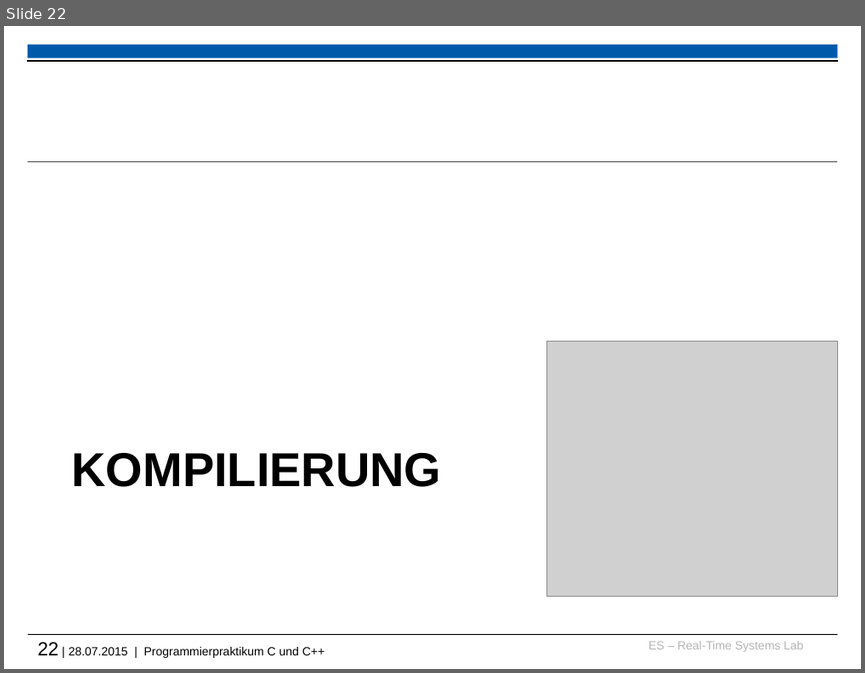
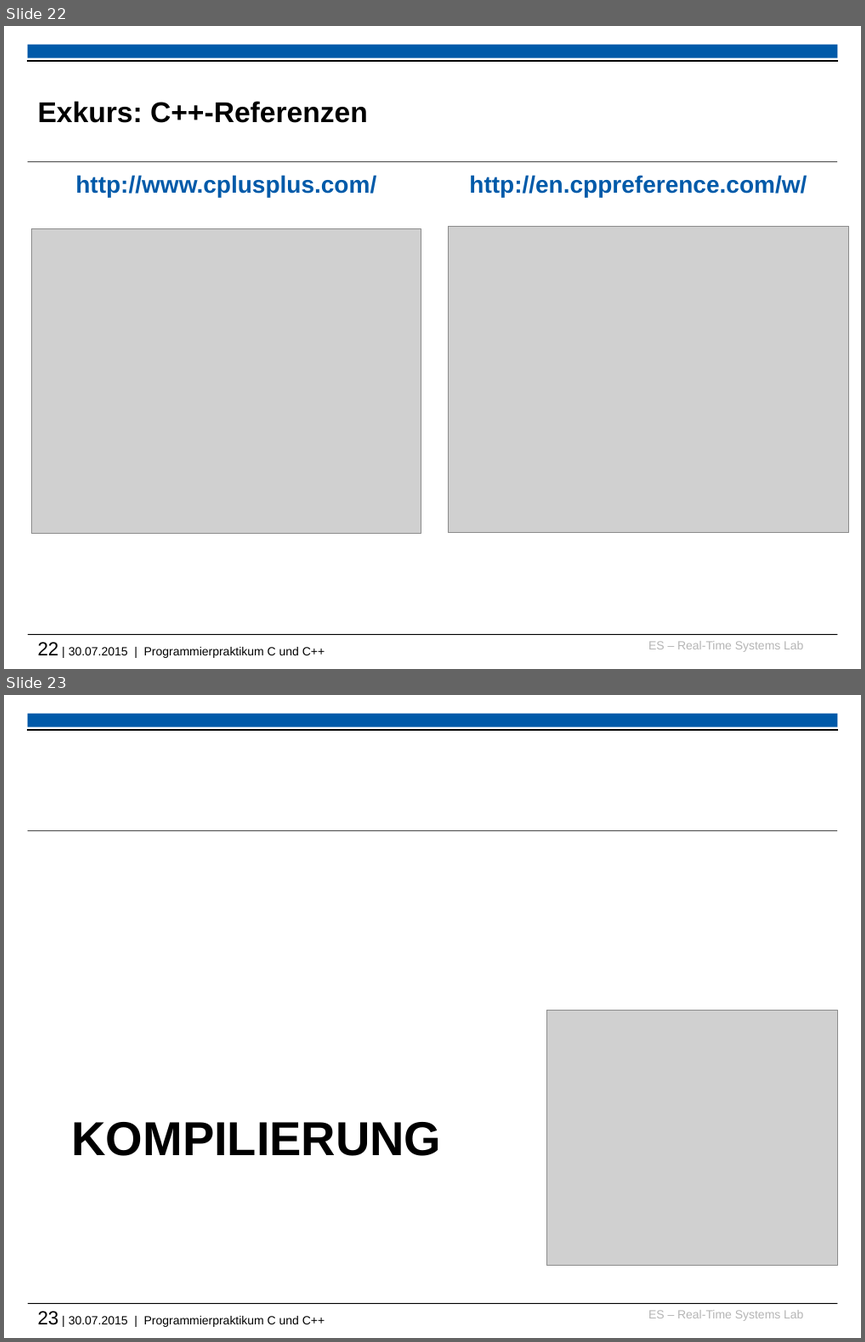
Before and after one commit to h82k/tud-cppp, a slide deck: vorlesung/cppp_lecture.pptx. Shown one above the other, each under a label of ours: slide 22 before the commit, slides 22 and 23 after it. The pictures are 865x673 and 865x1342 pixels, drawn with LibreOffice and Linux fonts; fonts in the diff are those of the drawing; grey boxes stand for pictures; background and template pictures are left out. Boxes give left, top, right and bottom in pixels: in the first picture for what was removed or moved away, otherwise in the second. Text is boxed around its words. In the diff, an @@ line names an element or a change of style, - is before the commit and + after.

```diff
--- a/vorlesung/cppp_lecture.pptx
+++ b/vorlesung/cppp_lecture.pptx
@@ slide 22 added at [4, 26, 861, 669], background #FFFFFF; not listed: 6 template elements that a slide beside it also shows @@
@@ title added at [38, 101, 368, 123], 24 pt, text #000000, bold @@
+Exkurs: C++-Referenzen
@@ text added at [75, 175, 376, 197], 20 pt, text #005AA9, bold @@
+http://www.cplusplus.com/
@@ text added at [469, 175, 806, 197], 20 pt, text #005AA9, bold @@
+http://en.cppreference.com/w/
@@ picture added at [32, 228, 421, 533] @@
@@ picture added at [448, 226, 849, 533] @@
@@ what was slide 22 is now slide 23 @@
@@ text at [38, 1310, 324, 1327]: text changed @@
-22 | 28.07.2015 | Programmierpraktikum C und C++
+23 | 30.07.2015 | Programmierpraktikum C und C++
```
Also in this commit, not shown: 1 other slide added.
